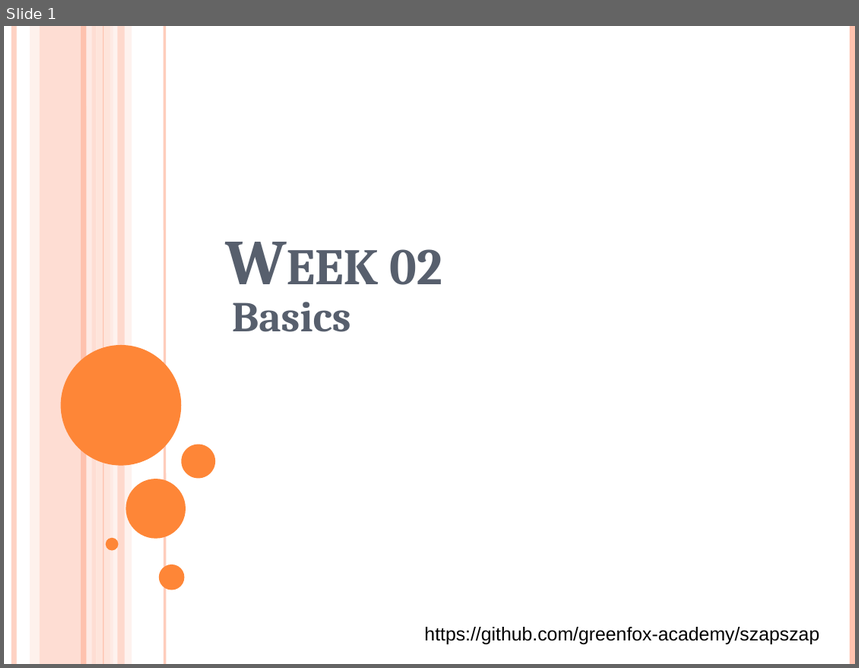
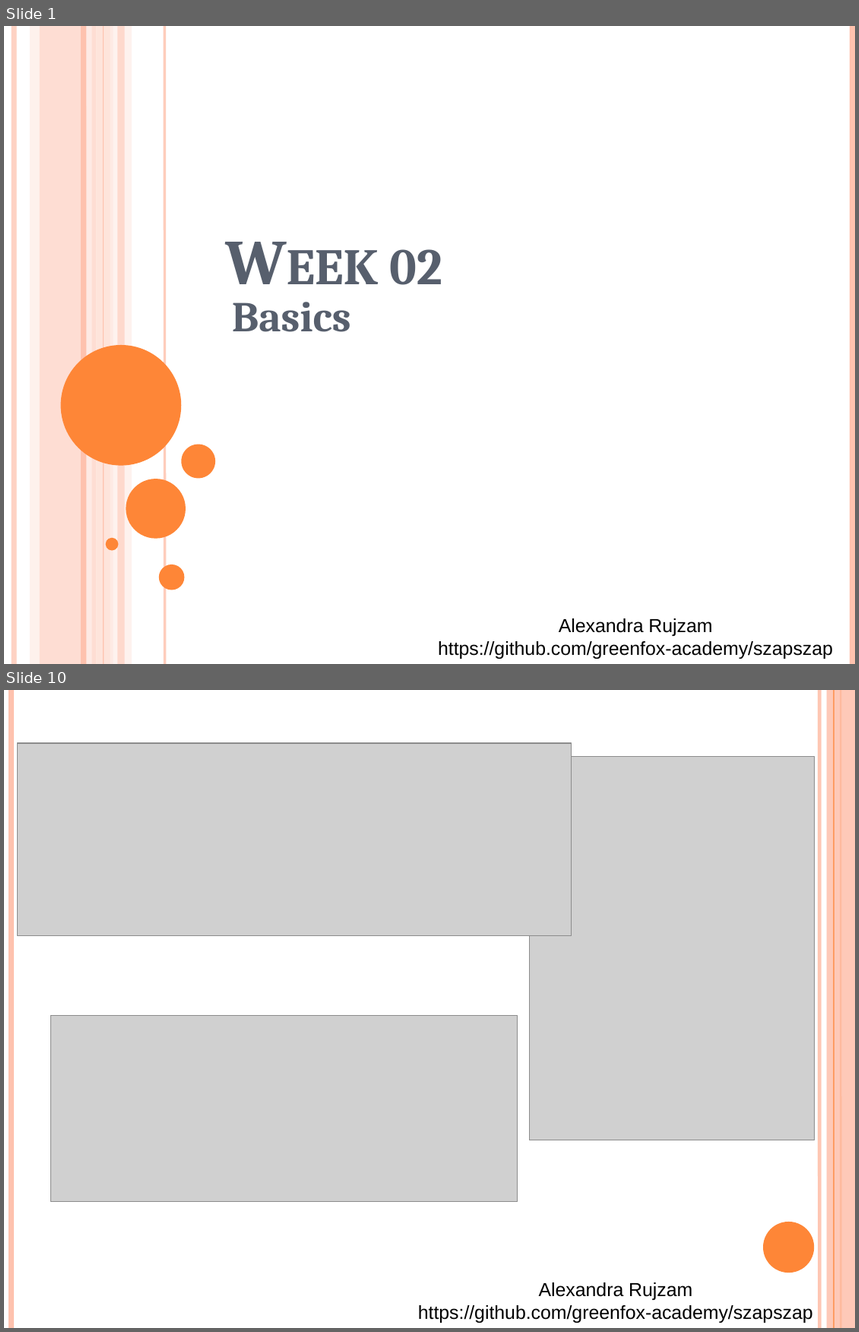
Before and after one commit to green-fox-academy/szapszap, a slide deck: Week02/day-05/Demo.pptx. Shown one above the other, each under a label of ours: slide 1 before the commit, slides 1 and 10 after it; the slides between them are not shown. The pictures are 859x668 and 859x1332 pixels, drawn with LibreOffice and Linux fonts; fonts in the diff are those of the drawing; grey boxes stand for pictures. Boxes give left, top, right and bottom in pixels: in the first picture for what was removed or moved away, otherwise in the second. Text is boxed around its words. In the diff, an @@ line names an element or a change of style, - is before the commit and + after.

```diff
--- a/Week02/day-05/Demo.pptx
+++ b/Week02/day-05/Demo.pptx
@@ slide 10 added at [4,690,855,1328], background #FFFFFF @@
@@ line added from (11, 690) to (11, 1328), #FEC3AE 4.5 pt @@
@@ line added from (819, 690) to (819, 1328), #FEC3AE 3 pt @@
@@ rectangle added at [827,690,855,1328], fill #FEC3AE at 87% opacity @@
@@ line added from (834, 690) to (834, 1328), #FE8637 0.75 pt @@
@@ line added from (841, 690) to (841, 1328), #FE8637 1.5 pt @@
@@ picture added at [18,742,572,936] @@
@@ picture added at [529,756,814,1140] @@
@@ picture added at [51,1016,518,1202] @@
@@ ellipse added at [763,1222,814,1273], fill #FE8637 @@
@@ text added at [418,1283,813,1323], 16 pt, text #000000 @@
+Alexandra Rujzam
+https://github.com/greenfox-academy/szapszap
@@ slide 1 changed as well @@
@@ text at [438,619,833,659]: text changed @@
-https://github.com/greenfox-academy/szapszap
+Alexandra Rujzam
+https://github.com/greenfox-academy/szapszap
```
Also in this commit, not shown: 11 other slides added, 10 other files.
